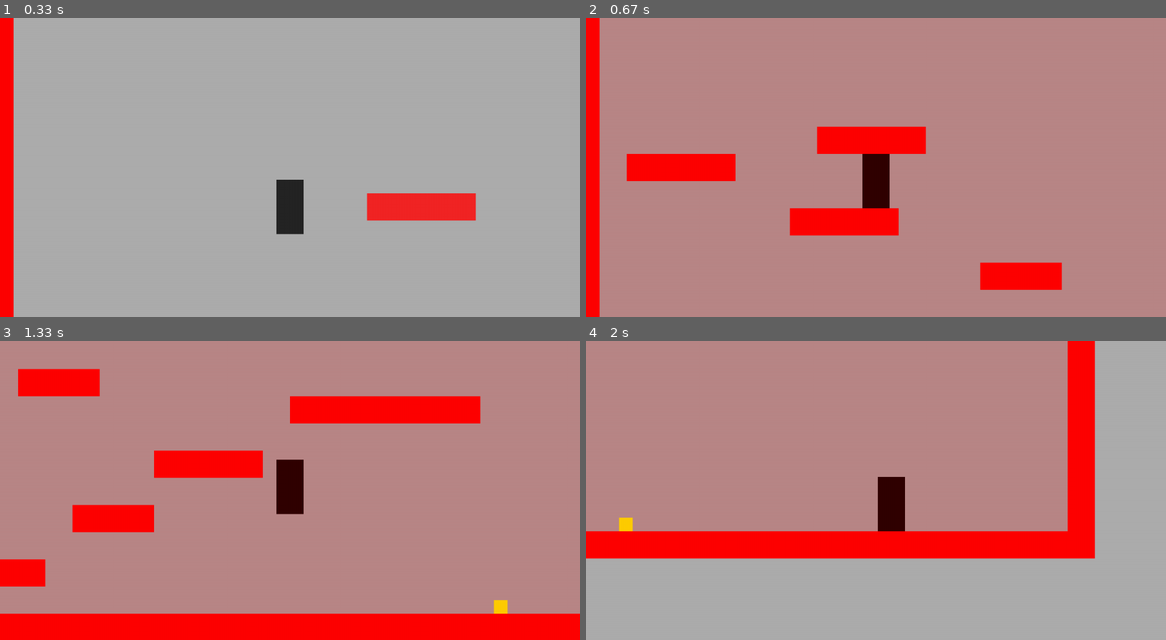
Above: before the commit, frames 1-4 (two rows, left to right).
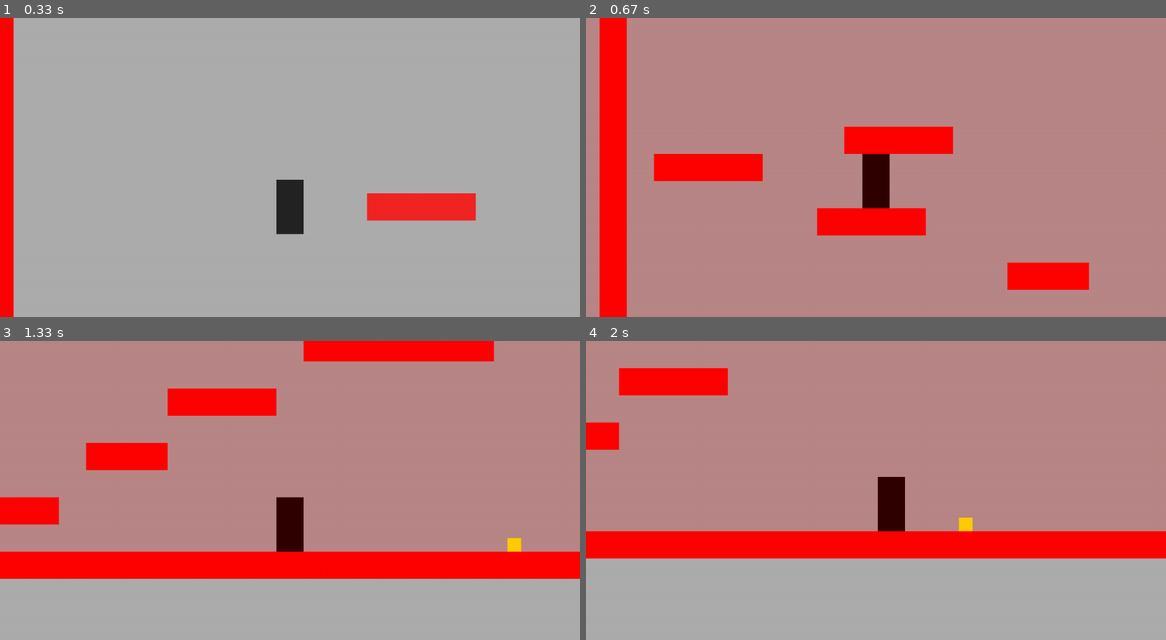
Above: after the commit, the same moments.

Repository: Alecsandr-Medvedev/pygame-project
Game: pygame game, started from scripts/game.py
The game is run twice, just before and just after one commit, with the same random seed, the same clock (stepped at 60 frames per second) and the same inputs.
Inputs:
- Up to frame 1 (0.33 s): no input
- Up to frame 2 (0.67 s): tap E at 0.33 s
- Up to frame 3 (1.33 s): hold D 0.67-1.13 s; tap X at 0.73, 1.03, 1.23 s; hold W from 1.17 s (still down)
- Up to frame 4 (2 s): release W at 1.47 s; hold D 1.5-1.97 s; tap X at 1.57, 1.87 s

Frame 1 is identical in both runs. In frame 2, 11% of the frame differs, in the area x 0-87%, y 0-100%; in frame 3, 43%, in the area x 0-100%, y 0-100%; in frame 4, 14%.

Commit message:
Не помню

Diff:
--- a/data/levels/level1/surface2.txt
+++ b/data/levels/level1/surface2.txt
@@ -1,4 +1,4 @@
-11111111111111111111111111111111111111111111111111
+01111111111111111111111111111111111111111111111111
 10000000000000000000000000000000000000000000000001
 10000000000000000000000000000000000000000000000001
 10000000000000000000000000000000000000000000011001
--- a/scripts/classes.py
+++ b/scripts/classes.py
@@ -211,8 +211,8 @@
 
     def update(self):
         if self.active:
+            print('dsf')
             self.type.active = True
-
 
 
 def repaint_map(map, pos1, pos2, type):
